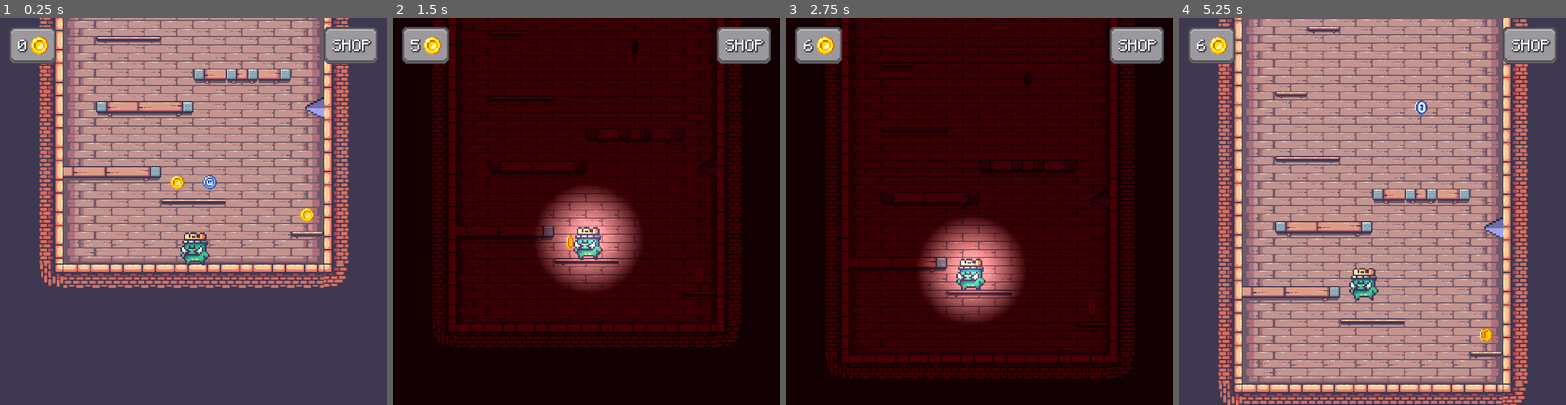
Above: before the commit, frames 1-4 (left to right).
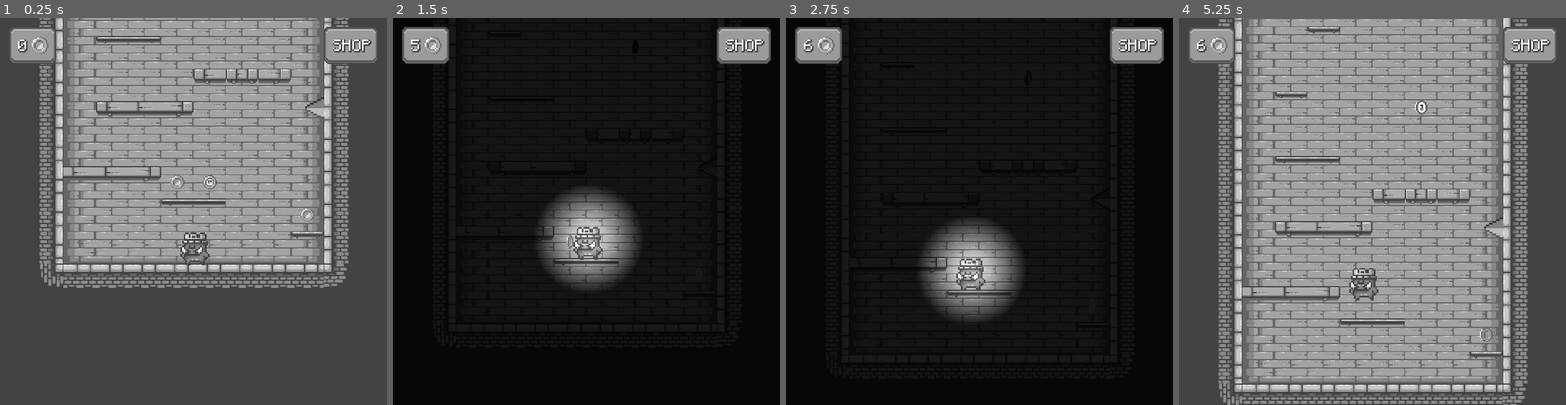
Above: after the commit, the same moments.

Repository: ofknee/the-messenger
Game: Godot game, scene res://scenes/game.tscn
Two runs of this game, one before a commit and one after it. Both use one fixed random seed, a clock stepped at 60 frames per second and the inputs below.
Inputs:
- Up to frame 1 (0.25 s): no input
- Up to frame 2 (1.5 s): tap Q (dead) at 0.6 s; tap Up (jump) at 0.77 s; tap T (terror_mode) at 1.35 s
- Up to frame 3 (2.75 s): tap Up (jump) at 1.52 s; tap Left (walk_l) at 2.1 s
- Up to frame 4 (5.25 s): tap Right (walk_r) at 2.85 s; tap Up (jump) at 3.02, 3.77, 4.52 s; tap Q (dead) at 3.6 s; tap T (terror_mode) at 4.35 s; tap Left (walk_l) at 5.1 s

The runs differ from the first frame. In frame 1, 40% of the frame differs, in the area x 7-91%, y 0-70%; in frame 2, 50%; in frame 3, 55%; in frame 4, 59%, in the area x 7-91%, y 0-100%.

Commit message:
grayscale filter w/ buggy color logic

Diff:
--- /dev/null
+++ b/resources/shaders/grayscale.gdshader
@@ -0,0 +1,15 @@
+shader_type canvas_item;
+
+uniform sampler2D screen_texture : hint_screen_texture;
+
+void fragment() {
+	vec4 original_color = texture(screen_texture, SCREEN_UV);
+
+	float grayscale = (
+		original_color.r +
+		original_color.g +
+		original_color.b
+	) / 3.0;
+
+	COLOR = vec4(vec3(grayscale), original_color.a);
+}
--- a/scenes/game.tscn
+++ b/scenes/game.tscn
@@ -10,6 +10,7 @@
 [ext_resource type="Texture2D" uid="uid://c2pksn2gtmda8" path="res://assets/ui/Complete_UI_Book_Styles_Pack_Free_v1.0 2/01_TravelBookLite/Sprites/UI_TravelBook_BookCover01a.png" id="7_vtaks"]
 [ext_resource type="Texture2D" uid="uid://cro3plilao5kx" path="res://assets/environment/spike1.png" id="8_gee14"]
 [ext_resource type="PackedScene" uid="uid://vpnklqxmedca" path="res://scenes/pay_button.tscn" id="8_kvpfn"]
+[ext_resource type="Shader" uid="uid://can4mhgdccj31" path="res://resources/shaders/grayscale.gdshader" id="11_kvpfn"]
 
 [sub_resource type="CanvasItemMaterial" id="CanvasItemMaterial_yqjtg"]
 blend_mode = 2
@@ -24,6 +25,9 @@
 fill = 1
 fill_from = Vector2(0.50869566, 0.4978261)
 fill_to = Vector2(0.12173913, 0.76304346)
+
+[sub_resource type="ShaderMaterial" id="ShaderMaterial_8o121"]
+shader = ExtResource("11_kvpfn")
 
 [sub_resource type="StyleBoxTexture" id="StyleBoxTexture_iywne"]
 texture = ExtResource("4_p57ef")
@@ -79,6 +83,20 @@
 
 [node name="UI" type="CanvasLayer" parent="." unique_id=1540499957]
 script = ExtResource("3_lbhrr")
+
+[node name="ShaderCanvas" type="CanvasLayer" parent="UI" unique_id=509785642]
+layer = 3
+
+[node name="Grayscale" type="ColorRect" parent="UI/ShaderCanvas" unique_id=1870708562]
+material = SubResource("ShaderMaterial_8o121")
+anchors_preset = 15
+anchor_right = 1.0
+anchor_bottom = 1.0
+grow_horizontal = 2
+grow_vertical = 2
+size_flags_horizontal = 3
+size_flags_vertical = 3
+mouse_filter = 2
 
 [node name="Control" type="Control" parent="UI" unique_id=411163068]
 layout_mode = 3
--- a/scripts/ui.gd
+++ b/scripts/ui.gd
@@ -2,6 +2,9 @@
 
 @onready var label = $Control/MarginContainer/Bank/HBoxContainer/MarginContainer2/RichTextLabel
 @onready var shop = $Control/MarginContainer/Shop
+@onready var grayscale = $ShaderCanvas/Grayscale
+var unlocked = Global.unlocked
+
 func _ready() -> void:
 	Global.currency_changed.connect(update_coins)
 	update_coins(Global.coins)
@@ -9,10 +12,16 @@
 
 func update_coins(coins: int) -> void:
 	label.text = str(coins)
+	kill_filter_check()
 
 func _on_button_pressed() -> void:
 	shop.show()
 
-
 func _on_leave_shop_pressed() -> void:
 	shop.hide()
+
+func kill_filter_check():
+	print("kill filter called")
+	if unlocked["color"]:
+		grayscale.queue_free()
+		print('color deleted')
Not shown, added: resources/shaders/grayscale.gdshader.uid
Not shown, changed: .DS_Store
